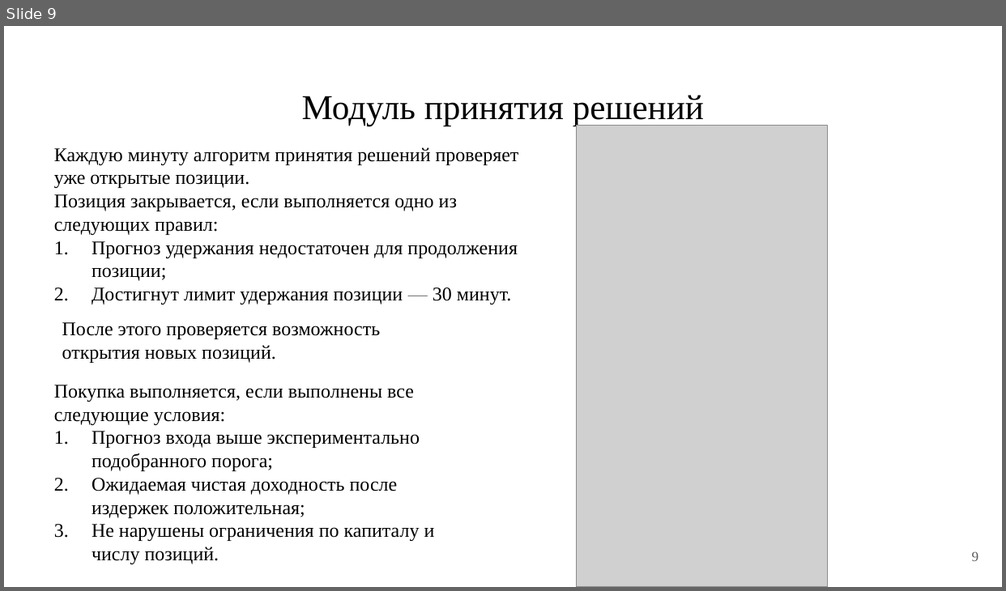
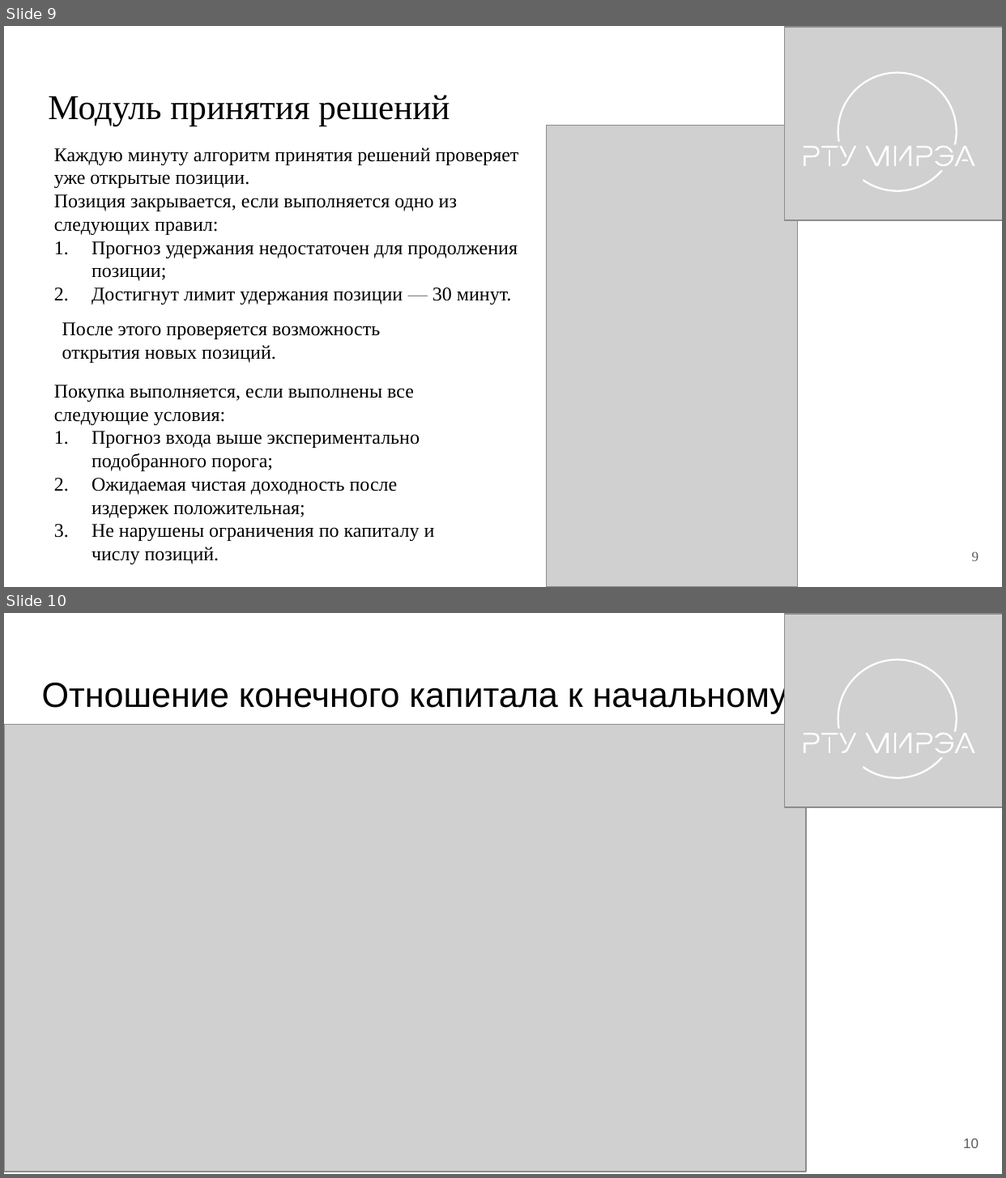
Before and after one commit to PetrovKirill00/BKP, a slide deck: docs/Презентация.pptx. Shown one above the other, each under a label of ours: slide 9 before the commit, slides 9 and 10 after it. The pictures are 1006x591 and 1006x1178 pixels, drawn with LibreOffice and Linux fonts; fonts in the diff are those of the drawing; grey boxes stand for pictures. Boxes give left, top, right and bottom in pixels: in the first picture for what was removed or moved away, otherwise in the second. Text is boxed around its words. In the diff, an @@ line names an element or a change of style, - is before the commit and + after.

```diff
--- a/docs/Презентация.pptx
+++ b/docs/Презентация.pptx
@@ slide 10 added at <box>4,613,1002,1174</box>, background #FFFFFF @@
@@ picture added at <box>785,614,1002,807</box> @@
@@ group added at <box>803,659,975,780</box>: 15 freeform shapes @@
@@ title added at <box>42,679,787,713</box>, 25.2 pt, text #000000 @@
+Отношение конечного капитала к начальному
@@ picture added at <box>4,725,807,1172</box> @@
@@ page number added at <box>963,1139,978,1148</box>, 10 pt, text #595959 @@
+10
@@ slide 9 changed as well @@
@@ picture added at <box>785,27,1002,220</box> @@
@@ group added at <box>803,72,975,193</box>: 15 freeform shapes @@
@@ title "Модуль принятия решений" at <box>48,95,450,126</box>: alignment centre to left @@
@@ picture: place and size @@
-picture at <box>576,126,827,587</box>
+picture at <box>547,126,799,587</box>
```
Also in this commit, not shown: 9 other slides changed, 5 other slides added, 3 slides removed, 6 other files.
